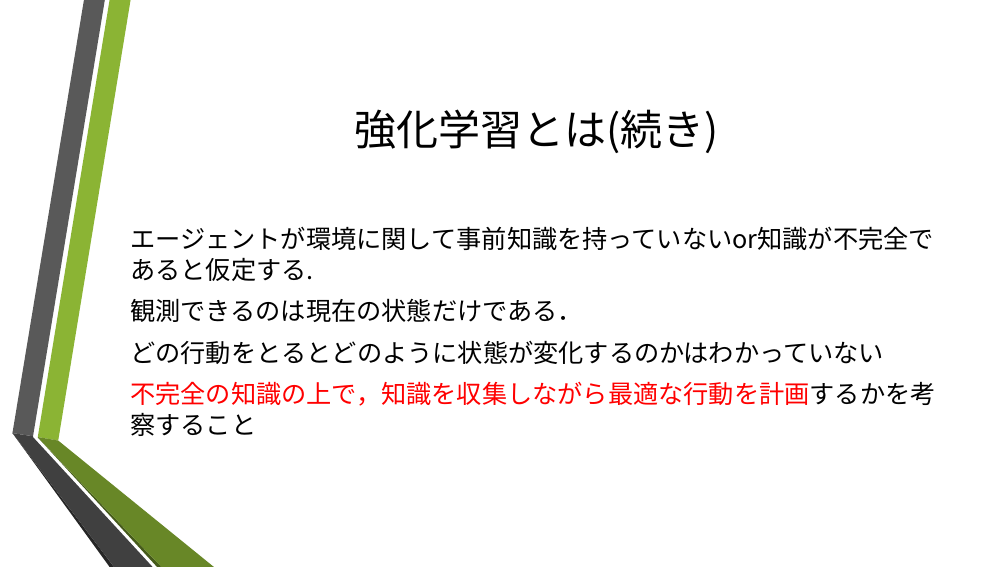
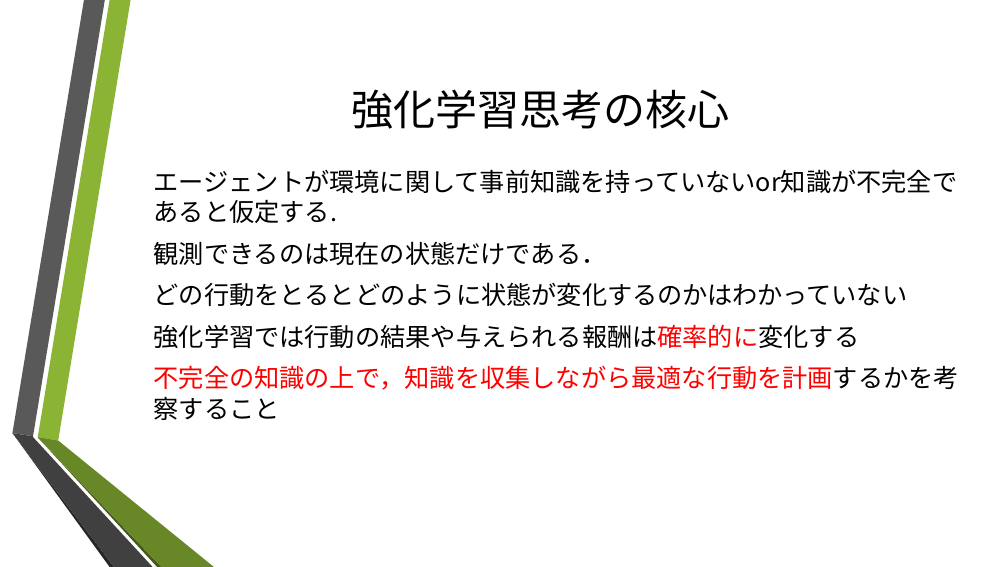
Before and after one commit to makototakamatsu/rainforcement_learning, a slide deck: slide 8 of 強化学習入門2.pptx (slide 3 before the commit). Drawn at 1008x567 pixels with LibreOffice and Linux fonts; fonts in the diff are those of the drawing; background and template pictures are left out. Boxes give left, top, right and bottom in pixels: in the first picture for what was removed or moved away, otherwise in the second. Text is boxed around its words. In the diff, an @@ line names an element or a change of style, - is before the commit and + after.

```diff
--- a/強化学習入門2.pptx
+++ b/強化学習入門2.pptx
@@ title at bbox=[352, 89, 730, 129]: text changed @@
-強化学習とは(続き)
+強化学習思考の核心
@@ text "エージェントが環境に関して事前知識を持っていないor知識が不完全であると仮定する.": place and size @@
-text "エージェントが環境に関して事前知識を持っていないor知識が不完全であると仮定する." at bbox=[130, 226, 935, 436]
+text "エージェントが環境に関して事前知識を持っていないor知識が不完全であると仮定する." at bbox=[154, 169, 959, 420]
@@ text at bbox=[154, 324, 860, 348]: paragraph added @@
+強化学習では行動の結果や与えられる報酬は確率的に変化する
```
Also in this commit, not shown: 5 other slides changed, 7 slides added, 2 slides removed.
